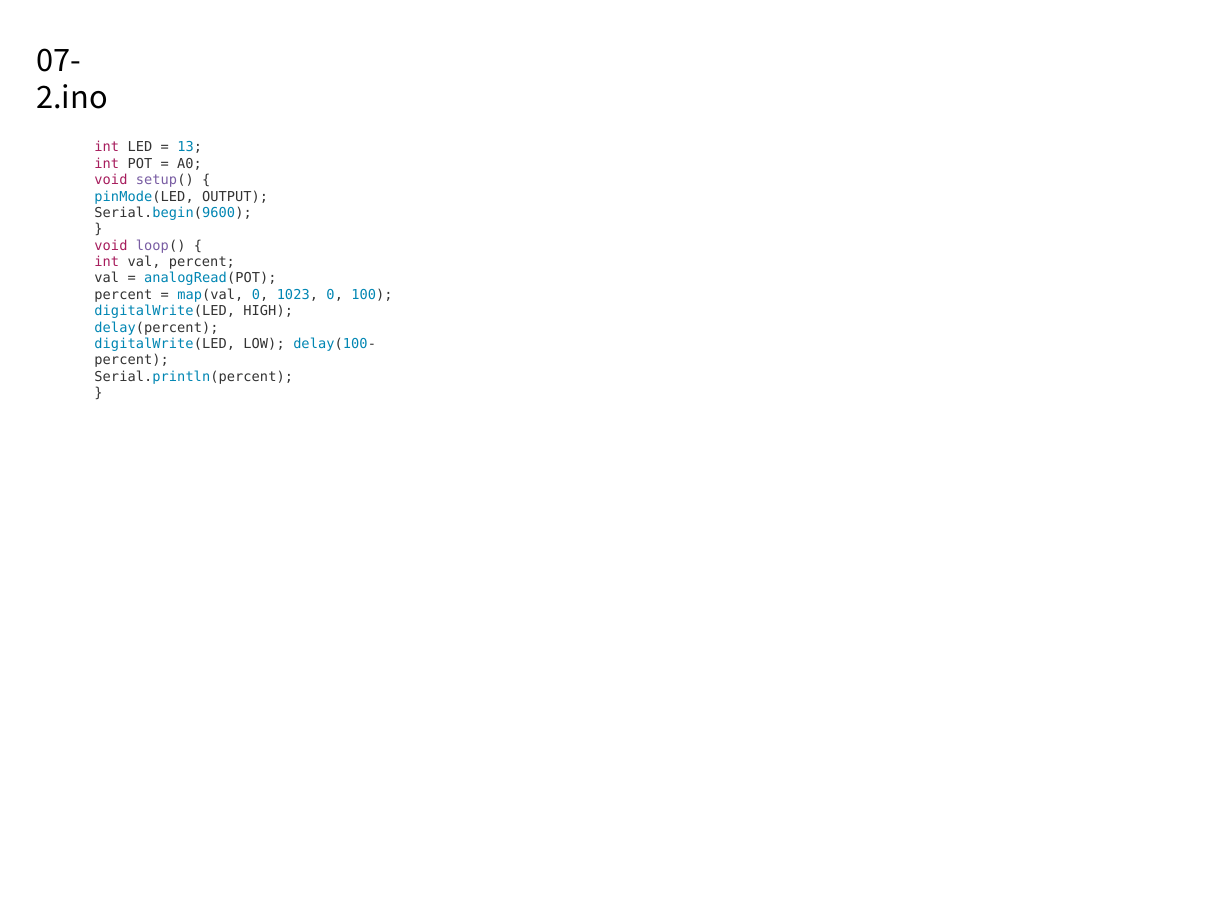
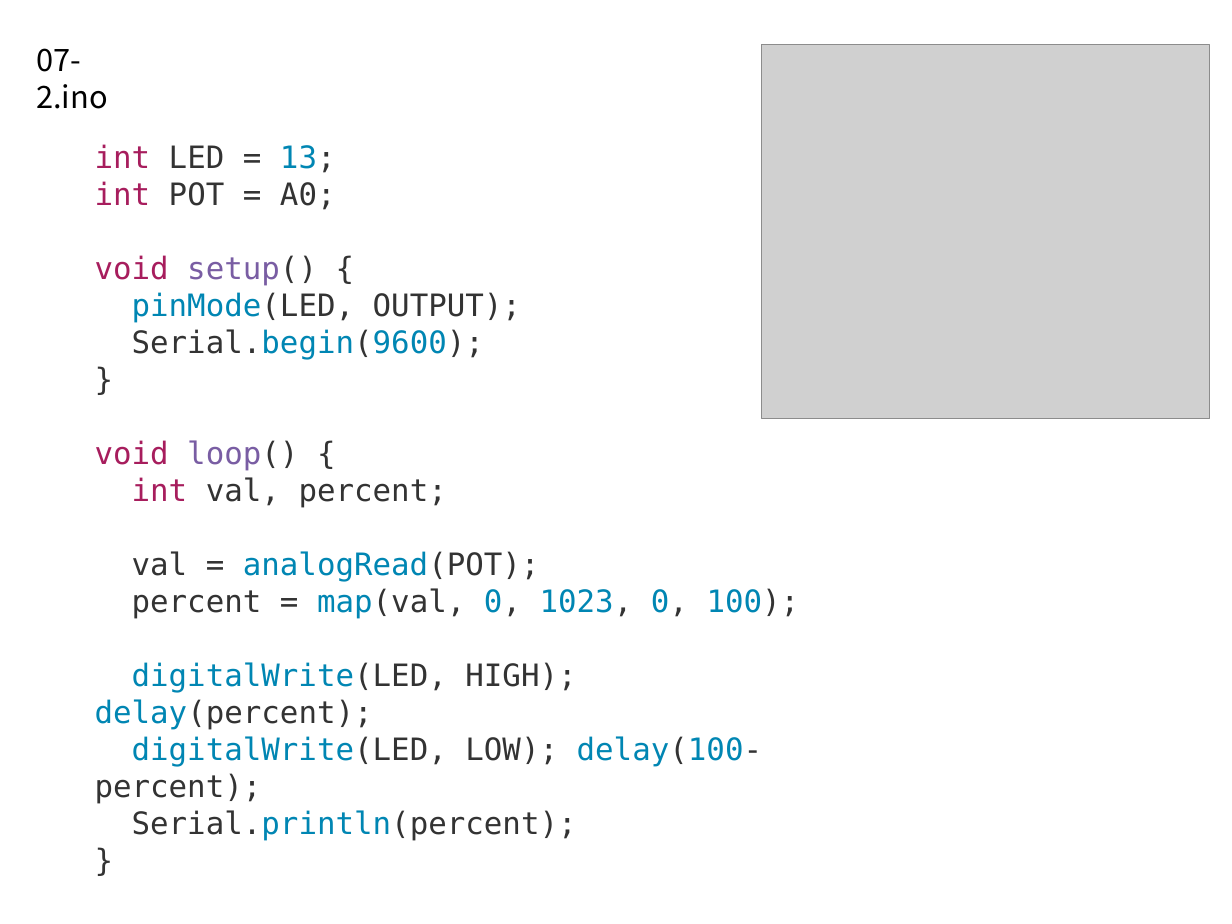
Before and after one commit to taesamja/summer_lec, a slide deck: slide 24 of 아두이노_초급연수.pptx. Drawn at 1232x924 pixels with LibreOffice and Linux fonts; fonts in the diff are those of the drawing; grey boxes stand for pictures. Boxes give left, top, right and bottom in pixels: in the first picture for what was removed or moved away, otherwise in the second. Text is boxed around its words. In the diff, an @@ line names an element or a change of style, - is before the commit and + after.

```diff
--- a/아두이노_초급연수.pptx
+++ b/아두이노_초급연수.pptx
@@ picture added at box(761, 44, 1210, 418) @@
@@ text "int LED = 13;" at box(95, 144, 800, 804): size 8 to 18 pt @@
```
Also in this commit, not shown: 37 other slides changed.
